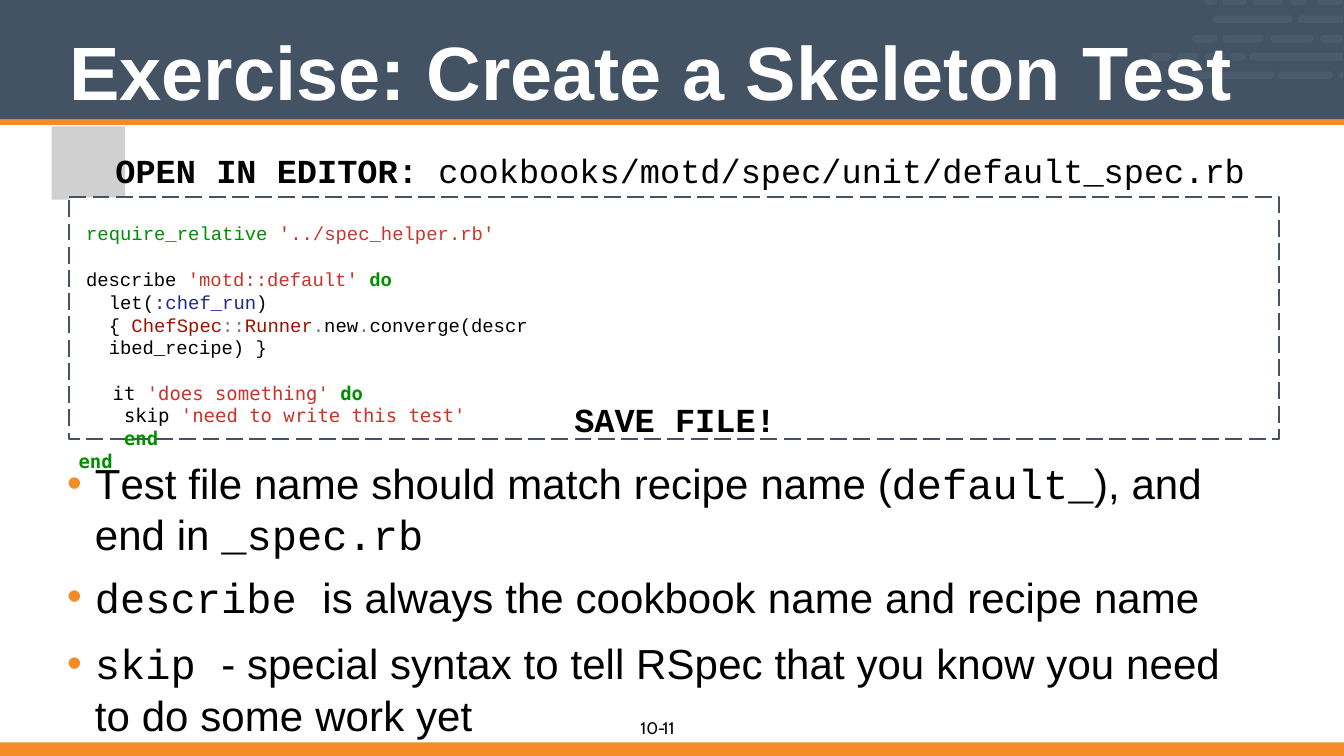
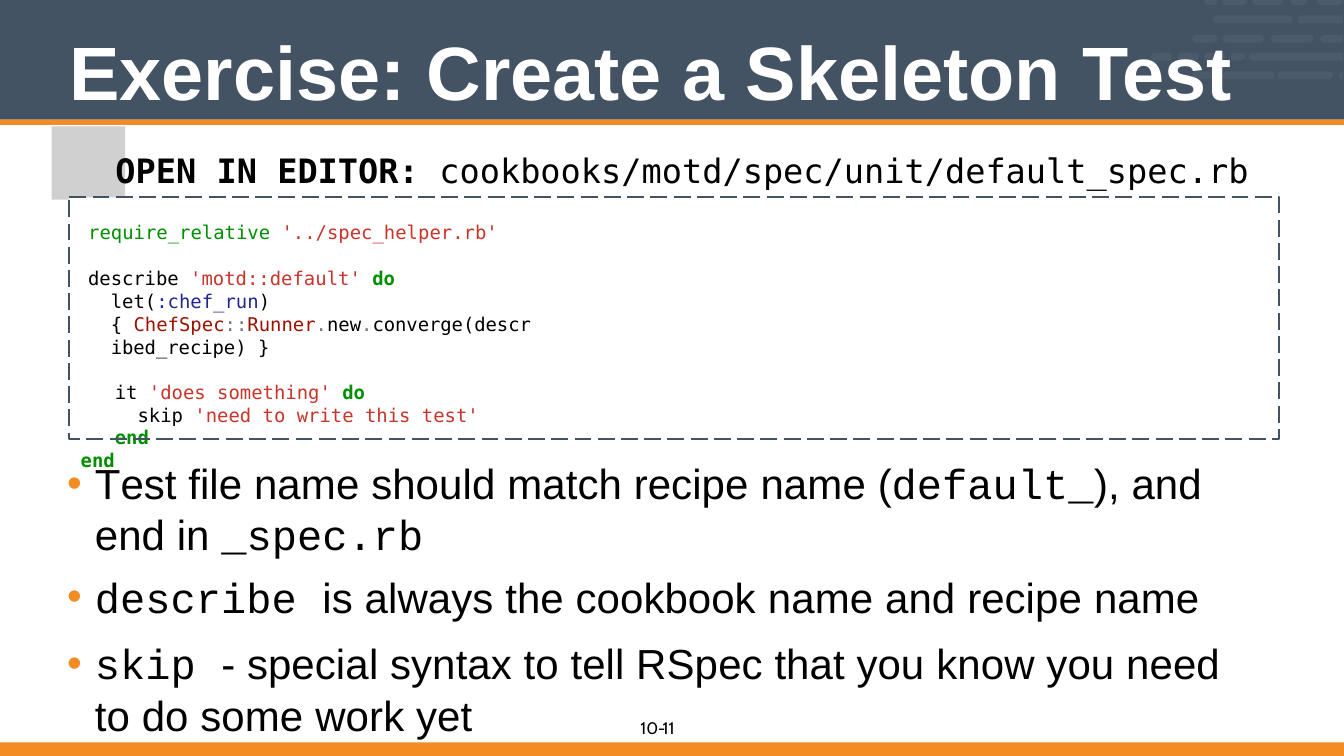
Before and after one commit to vinyar/chef-intermediate, a slide deck: slide 11 of Modules/10-introduction_to_chefspec.pptx. Drawn at 1344x756 pixels with LibreOffice and Linux fonts; fonts in the diff are those of the drawing; grey boxes stand for pictures. Boxes give left, top, right and bottom in pixels: in the first picture for what was removed or moved away, otherwise in the second. Text is boxed around its words. In the diff, an @@ line names an element or a change of style, - is before the commit and + after.

Commit message:
Updated Introduction to ChefSpect (Module 10)
* Updated all the code formatting to ensure it was consistent between slides
* Updated to have a let in the example

```diff
--- a/Modules/10-introduction_to_chefspec.pptx
+++ b/Modules/10-introduction_to_chefspec.pptx
@@ text "OPEN IN EDITOR: cookbooks/motd/spec/unit/default_spec.rb" at [115,157,1248,191]: font Courier New to DejaVu Sans Mono @@
@@ text at [86,226,527,426]: paragraphs removed @@
-require_relative '../spec_helper.rb' describe 'motd::default' do
-let(:chef_run) { ChefSpec::Runner.new.converge(described_recipe) }
-it 'does something' do
-skip 'need to write this test'
-end
-end
@@ text in freeform shape at [88,224,531,445]: text added @@
+require_relative '../spec_helper.rb' describe 'motd::default' do
+let(:chef_run) { ChefSpec::Runner.new.converge(described_recipe) }
+it 'does something' do
+skip 'need to write this test'
+end
+end
@@ text removed at [574,409,776,440] @@
-SAVE FILE!
```
Also in this commit, not shown: 8 other slides changed.
